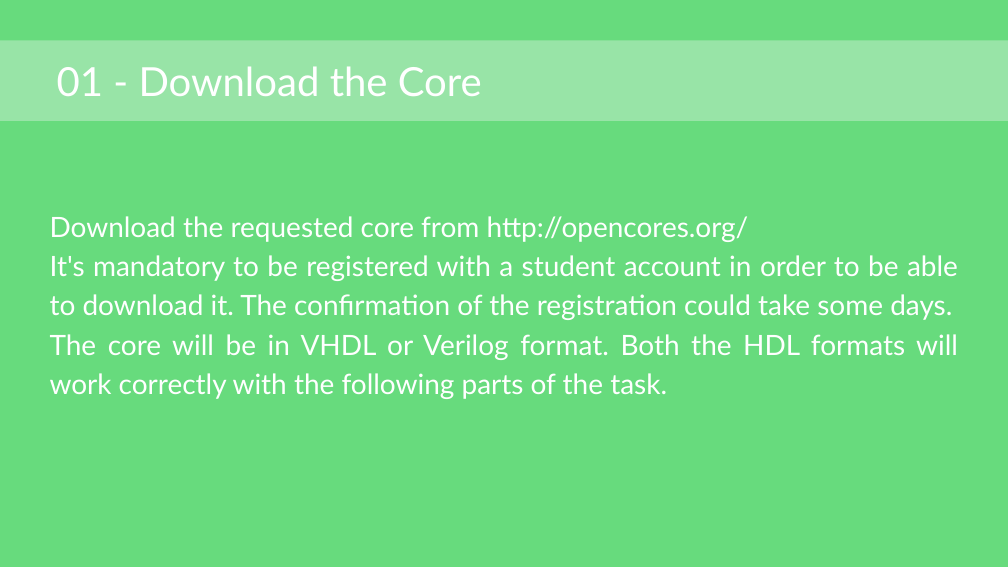
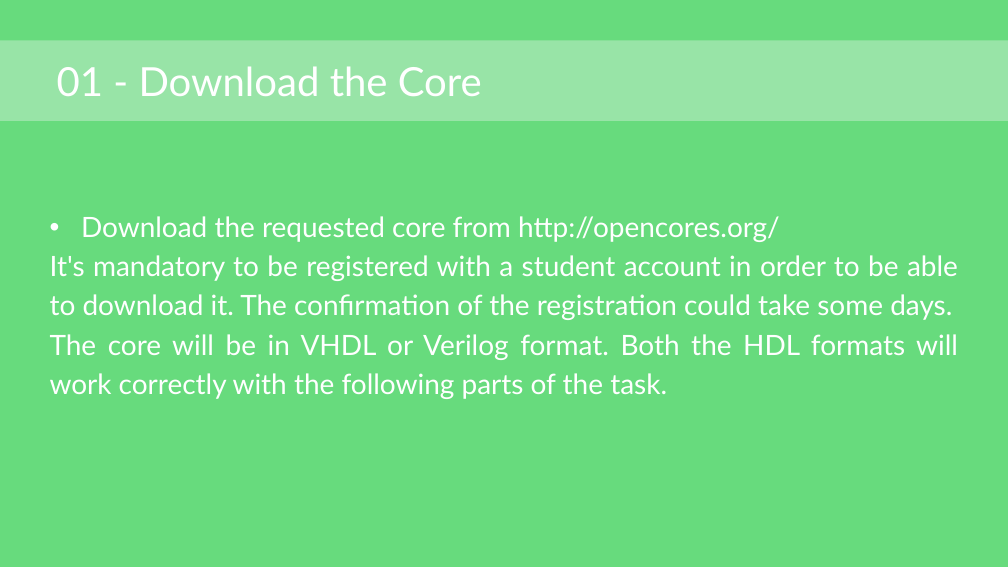
Before and after one commit to japanninja74/OS_aes-cryptocore-driver, a slide deck: slide 6 of docs/presentation.pptx (slide 5 before the commit). Drawn at 1008x567 pixels with LibreOffice and Linux fonts; fonts in the diff are those of the drawing. Boxes give left, top, right and bottom in pixels: in the first picture for what was removed or moved away, otherwise in the second. Text is boxed around its words. In the diff, an @@ line names an element or a change of style, - is before the commit and + after.

```diff
--- a/docs/presentation.pptx
+++ b/docs/presentation.pptx
@@ text at bbox=[81, 216, 780, 242]: bullet none to • @@
```
Also in this commit, not shown: 14 other slides changed, 3 slides added, 1 slide removed.
